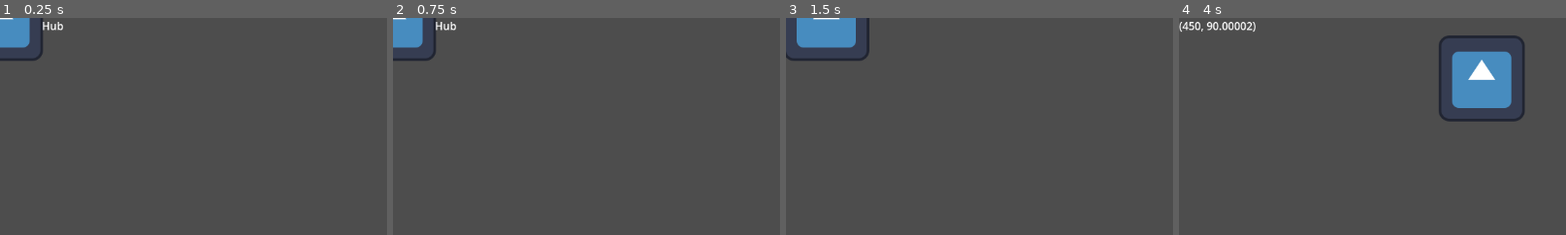
Above: before the commit, frames 1-4 (left to right).
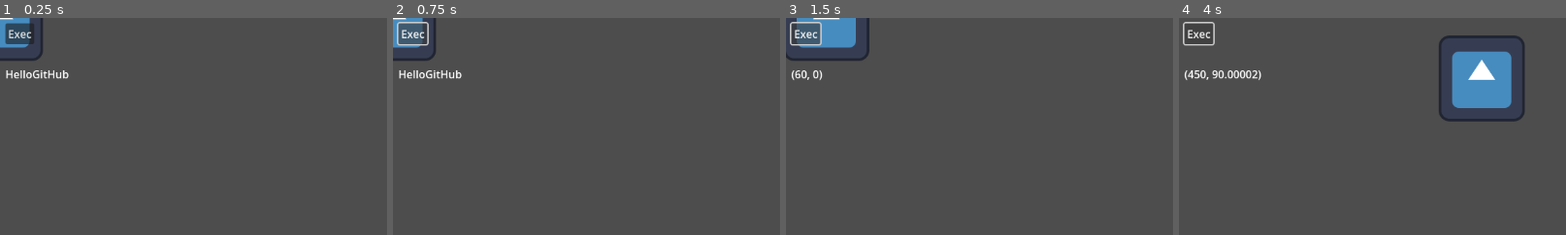
Above: after the commit, the same moments.

Repository: s3chrome/HelloGitHub
Game: Godot game, scene res://scenes/main.tscn
Same seed, same stepped clock (60 frames per second), same inputs: the game is played once before the commit and once after it. The engine's default icon, where the game draws it, is replaced by a stand-in: a white triangle on a blue panel in a dark square.
Inputs (mouse positions are % of the whole screen's width and height, from its top left):
- Up to frame 1 (0.25 s): no input
- Up to frame 2 (0.75 s): click (3, 4) at 0.5 s, where only the run after the commit has a clickable "Exec"
- Up to frame 3 (1.5 s): tap Enter at 1.25 s; hold Right (ui_right) from 1.28 s (still down)
- Up to frame 4 (4 s): release Right (ui_right) at 2.03 s; hold Down (ui_down) 2.03-2.78 s; hold Right (ui_right) 2.78-3.53 s; hold Up (ui_up) from 3.53 s (still down)
The pictures show only the part of the screen within x 0-50%, y 0-50%; the shares and areas given below are measured in that part.

The runs differ from the first frame. In frame 1, 1.2% of the frame differs, in the area x 1-18%, y 1-29%; in frame 2, 1.3%; in frame 3, 1.0%; in frame 4, 1.2%.

Commit message:
add exec button

Diff:
--- a/scenes/main.gd
+++ b/scenes/main.gd
@@ -7,6 +7,7 @@
 
 # Called when the node enters the scene tree for the first time.
 func _ready() -> void:
+	$Button.pressed.connect(my_func)
 	pass # Replace with function body.
 
 
@@ -18,3 +19,27 @@
 		label.text = "%s" % player.position
 	if Input.is_action_just_pressed("A"):
 		label.text = "press a"
+
+func my_func():
+	#
+	if OS.has_feature('web'):
+		JavaScriptBridge.eval("""
+			console.log('The JavaScriptBridge singleton is available')
+		""")
+	else:
+		print("The JavaScriptBridge singleton is NOT available")
+
+	#
+	JavaScriptBridge.eval("alert('Calling JavaScript per GDScript!');")
+
+	# number to float
+	# boolean to bool
+	# string to String
+	# ArrayBuffer,TypedArray,DataView to PackedByteArray
+	# other to null
+	var js_return = JavaScriptBridge.eval("var myNumber = 1; myNumber + 2;")
+	print(js_return) # prints '3.0'
+
+	# execute in global execution context,
+	# thus adding a new JavaScript global variable `SomeGlobal`
+	JavaScriptBridge.eval("var SomeGlobal = {};", true)
--- a/scenes/main.tscn
+++ b/scenes/main.tscn
@@ -7,9 +7,18 @@
 script = ExtResource("1_jy0es")
 
 [node name="Label" type="Label" parent="."]
-offset_right = 40.0
-offset_bottom = 23.0
+offset_left = 8.0
+offset_top = 72.0
+offset_right = 103.0
+offset_bottom = 95.0
 text = "HelloGitHub"
 
 [node name="Sprite2D" type="Sprite2D" parent="."]
 texture = ExtResource("2_rwlcm")
+
+[node name="Button" type="Button" parent="."]
+offset_left = 8.0
+offset_top = 8.0
+offset_right = 51.0
+offset_bottom = 39.0
+text = "Exec"
